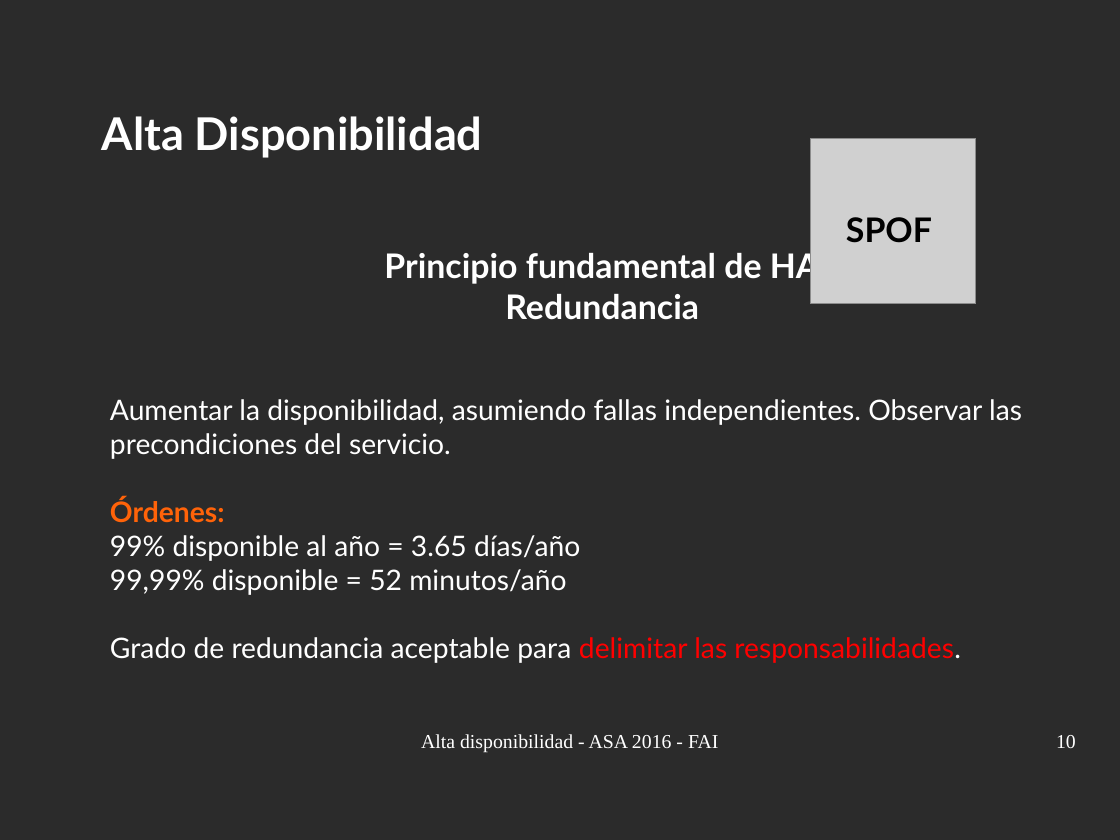
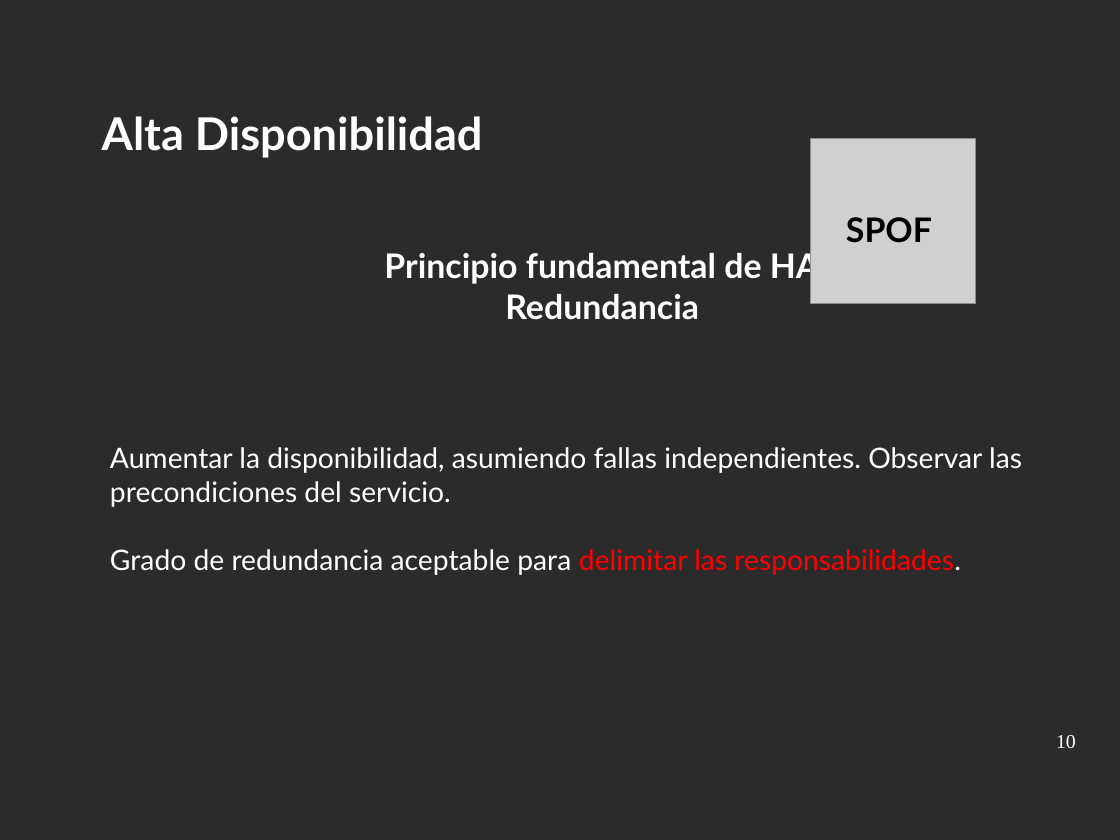
Before and after one commit to niniadcobre/asa, a slide deck: slide 10 of clases/ha.odp. Drawn at 1120x840 pixels with LibreOffice and Linux fonts; fonts in the diff are those of the drawing; grey boxes stand for pictures; background and template pictures are left out; a plain dark background stands for a picture behind light text. Boxes give left, top, right and bottom in pixels: in the first picture for what was removed or moved away, otherwise in the second. Text is boxed around its words. In the diff, an @@ line names an element or a change of style, - is before the commit and + after.

```diff
--- a/clases/ha.odp
+++ b/clases/ha.odp
@@ text "Aumentar la disponibilidad, asumiendo fallas ..." moved from (x1=110, y1=399, x2=1022, y2=663) to (x1=110, y1=447, x2=1022, y2=575) @@
@@ text at (x1=110, y1=498, x2=580, y2=595): paragraphs removed @@
-Órdenes:
-99% disponible al año = 3.65 días/año
-99,99% disponible = 52 minutos/año
@@ text removed at (x1=421, y1=734, x2=718, y2=753) @@
-Alta disponibilidad - ASA 2016 - FAI
```
Also in this commit, not shown: 9 other slides changed, 2 slides added, 11 slides removed, 4 other files.
